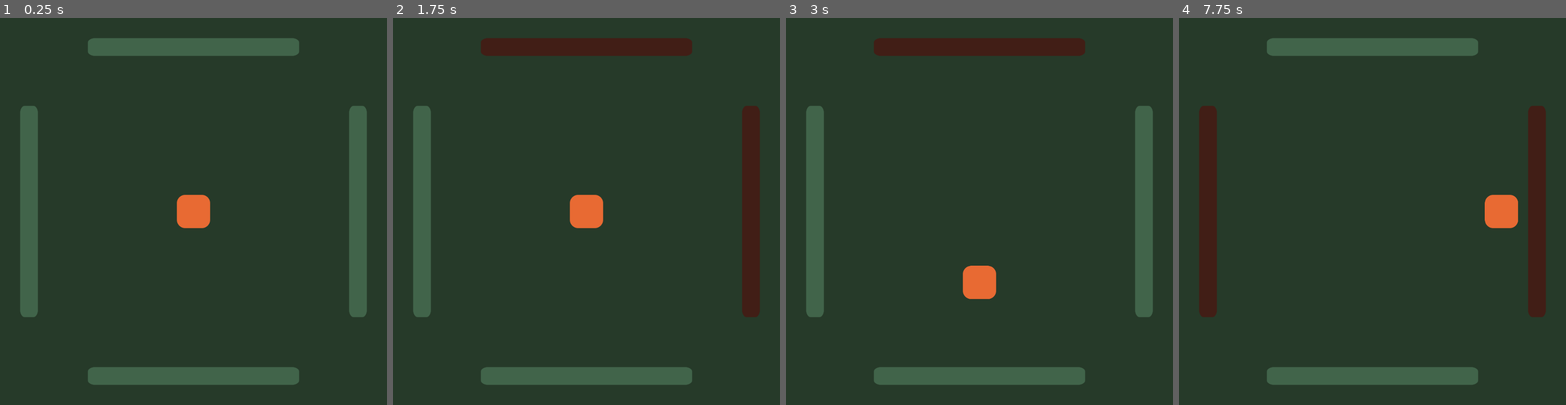
Above: before the commit, frames 1-4 (left to right).
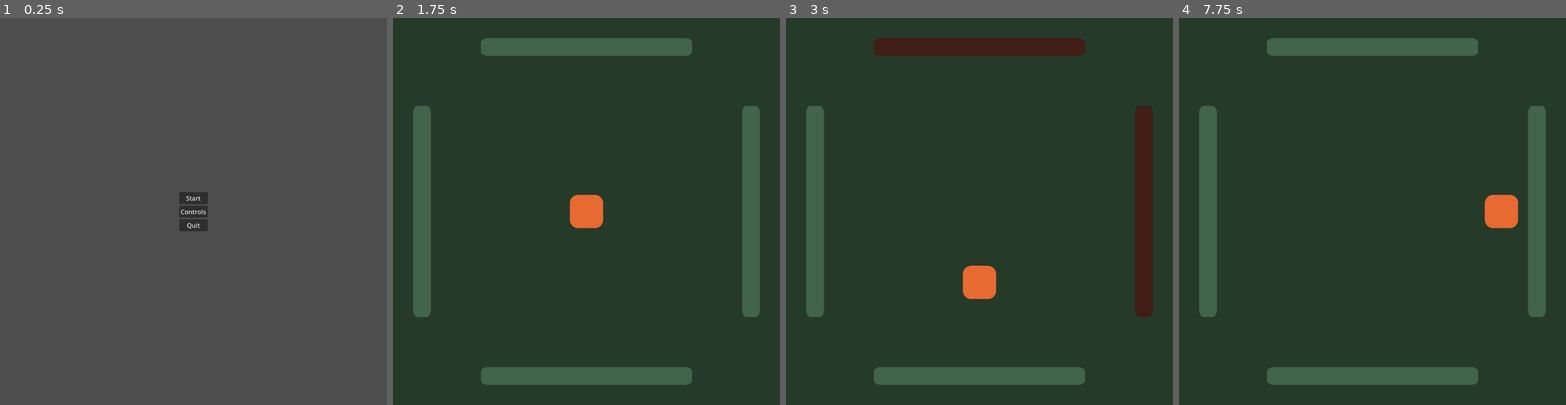
Above: after the commit, the same moments.

Repository: StrangerTNY/HAW_IS_Projekt
Game: Godot game, scene res://src/scenes/main.tscn
The game is run twice, just before and just after one commit, with the same random seed, the same clock (stepped at 60 frames per second) and the same inputs.
Inputs (mouse positions are in pixels of both pictures, inside the frame that each line leads up to):
- Up to frame 1 (0.25 s): no input
- Up to frame 2 (1.75 s): click (586, 211) at 0.5 s, where only the run after the commit has a clickable "Controls"; click (586, 196) at 1.25 s, where only the run after the commit has a clickable "Start"
- Up to frame 3 (3 s): tap Enter at 2 s; hold Right (ui_right) 2.03-2.78 s; hold Down (ui_down) from 2.78 s (still down)
- Up to frame 4 (7.75 s): release Down (ui_down) at 3.53 s; hold Right (ui_right) 3.53-4.28 s; hold Up (ui_up) 4.28-5.03 s; hold Left (ui_left) 5.03-6.53 s; hold Down (ui_down) 6.53-7.28 s; hold Right (ui_right) from 7.28 s (still down)

The runs differ from the first frame. In frame 1, 90% of the frame differs, in the area x 0-100%, y 0-100%; in frame 2, 5.1%; in frame 3, 2.6%; in frame 4, 5.1%.

Commit message:
Erste Menü Funktion
Menü ist jetzt "main" scene und führt mit dem Button Start zum "test_level"

Diff:
--- a/src/scenes/main.tscn
+++ b/src/scenes/main.tscn
@@ -1,31 +1,41 @@
-[gd_scene load_steps=4 format=3 uid="uid://bs7s3epe2bq54"]
+[gd_scene load_steps=2 format=3 uid="uid://bj2wsuinrftmo"]
 
-[ext_resource type="Texture2D" uid="uid://chseddi1djpg1" path="res://assets/bg.png" id="1_luju5"]
-[ext_resource type="PackedScene" uid="uid://d14pp77mekt60" path="res://src/scenes/player.tscn" id="2_ktym7"]
-[ext_resource type="PackedScene" uid="uid://dchxqmjbv0hxi" path="res://src/scenes/walls.tscn" id="3_rcxtx"]
+[ext_resource type="Script" path="res://src/scripts/menu.gd" id="1_ccko7"]
 
-[node name="TestLevel" type="Node2D"]
+[node name="Menu" type="Control"]
+layout_mode = 3
+anchors_preset = 15
+anchor_right = 1.0
+anchor_bottom = 1.0
+grow_horizontal = 2
+grow_vertical = 2
+script = ExtResource("1_ccko7")
 
-[node name="Sprite2D" type="Sprite2D" parent="."]
-position = Vector2(518, 543)
-scale = Vector2(6.025, 5.9)
-texture = ExtResource("1_luju5")
+[node name="VBoxContainer" type="VBoxContainer" parent="."]
+layout_mode = 1
+anchors_preset = 8
+anchor_left = 0.5
+anchor_top = 0.5
+anchor_right = 0.5
+anchor_bottom = 0.5
+offset_left = -37.0
+offset_top = -50.5
+offset_right = 37.0
+offset_bottom = 50.5
+grow_horizontal = 2
+grow_vertical = 2
 
-[node name="Player" parent="." instance=ExtResource("2_ktym7")]
-position = Vector2(500, 500)
-slide_on_ceiling = false
-SPEED = 1000.0
+[node name="StartButton" type="Button" parent="VBoxContainer"]
+layout_mode = 2
+text = "Start"
 
-[node name="Wall_Left" parent="." instance=ExtResource("3_rcxtx")]
-position = Vector2(75, 500)
+[node name="ControlButton" type="Button" parent="VBoxContainer"]
+layout_mode = 2
+text = "Controls"
 
-[node name="Wall_Up" parent="." instance=ExtResource("3_rcxtx")]
-position = Vector2(500, 75)
-rotation = 1.5708
+[node name="QuitButton" type="Button" parent="VBoxContainer"]
+layout_mode = 2
+text = "Quit
+"
 
-[node name="Wall_Right" parent="." instance=ExtResource("3_rcxtx")]
-position = Vector2(925, 500)
-
-[node name="Wall_Down" parent="." instance=ExtResource("3_rcxtx")]
-position = Vector2(500, 925)
-rotation = -1.5708
+[connection signal="pressed" from="VBoxContainer/StartButton" to="." method="_on_start_button_pressed"]
--- /dev/null
+++ b/src/scenes/test_level.tscn
@@ -0,0 +1,31 @@
+[gd_scene load_steps=4 format=3 uid="uid://bs7s3epe2bq54"]
+
+[ext_resource type="Texture2D" uid="uid://chseddi1djpg1" path="res://assets/bg.png" id="1_lwity"]
+[ext_resource type="PackedScene" uid="uid://d14pp77mekt60" path="res://src/scenes/player.tscn" id="2_1glxu"]
+[ext_resource type="PackedScene" uid="uid://dchxqmjbv0hxi" path="res://src/scenes/walls.tscn" id="3_lj8p5"]
+
+[node name="TestLevel" type="Node2D"]
+
+[node name="Sprite2D" type="Sprite2D" parent="."]
+position = Vector2(518, 543)
+scale = Vector2(6.025, 5.9)
+texture = ExtResource("1_lwity")
+
+[node name="Player" parent="." instance=ExtResource("2_1glxu")]
+position = Vector2(500, 500)
+slide_on_ceiling = false
+SPEED = 1000.0
+
+[node name="Wall_Left" parent="." instance=ExtResource("3_lj8p5")]
+position = Vector2(75, 500)
+
+[node name="Wall_Up" parent="." instance=ExtResource("3_lj8p5")]
+position = Vector2(500, 75)
+rotation = 1.5708
+
+[node name="Wall_Right" parent="." instance=ExtResource("3_lj8p5")]
+position = Vector2(925, 500)
+
+[node name="Wall_Down" parent="." instance=ExtResource("3_lj8p5")]
+position = Vector2(500, 925)
+rotation = -1.5708
--- /dev/null
+++ b/src/scripts/menu.gd
@@ -0,0 +1,15 @@
+extends Control
+
+
+# Called when the node enters the scene tree for the first time.
+func _ready():
+	pass # Replace with function body.
+
+
+# Called every frame. 'delta' is the elapsed time since the previous frame.
+func _process(delta):
+	pass
+
+
+func _on_start_button_pressed():
+	get_tree().change_scene_to_file("res://src/scenes/test_level.tscn")
